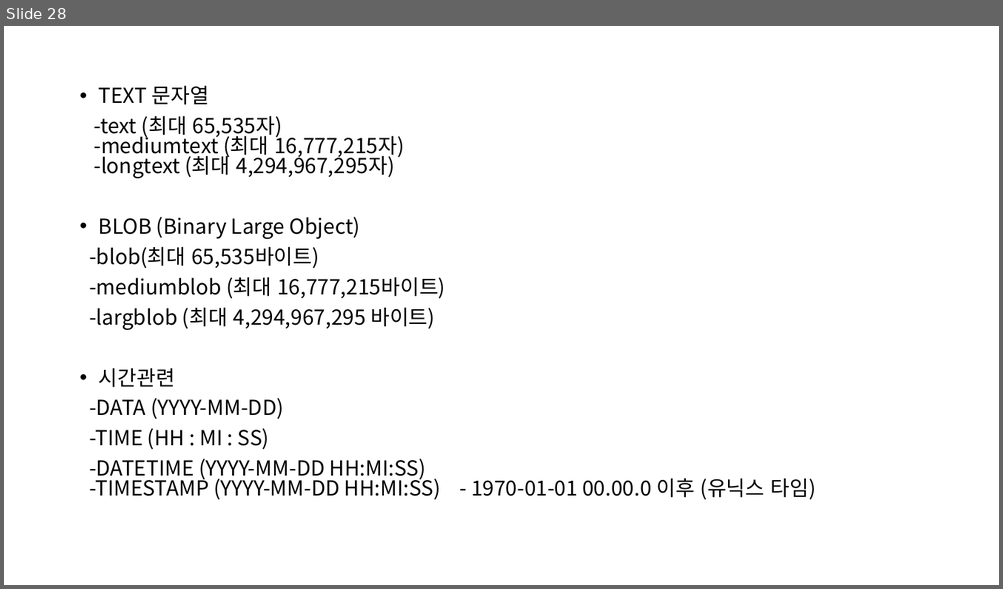
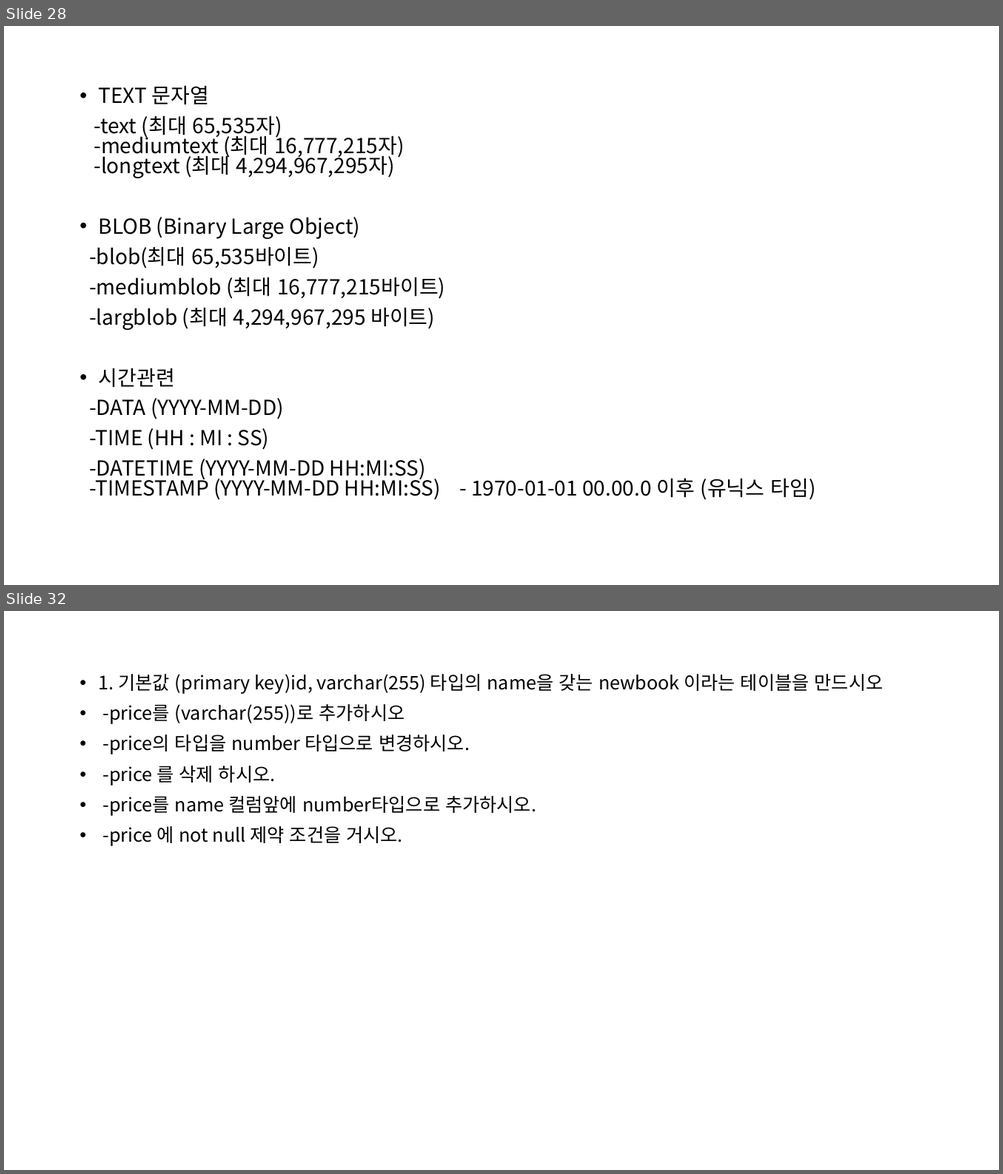
Before and after one commit to ChaeKyungChul/Document.File, a slide deck: 문서/MySQL/2024-02-13 MySQL.pptx. Shown one above the other, each under a label of ours: slide 28 before the commit, slides 28 and 32 after it; the slides between them are not shown. The pictures are 1003x589 and 1003x1174 pixels, drawn with LibreOffice and Linux fonts; fonts in the diff are those of the drawing. Boxes give left, top, right and bottom in pixels: in the first picture for what was removed or moved away, otherwise in the second. Text is boxed around its words. In the diff, an @@ line names an element or a change of style, - is before the commit and + after.

```diff
--- a/문서/MySQL/2024-02-13 MySQL.pptx
+++ b/문서/MySQL/2024-02-13 MySQL.pptx
@@ slide 32 added at (x1=4, y1=611, x2=999, y2=1170), background #FFFFFF @@
@@ text added at (x1=99, y1=674, x2=883, y2=846), 18 pt, text #000000 @@
+• 1. 기본값 (primary key)id, varchar(255) 타입의 name을 갖는 newbook 이라는 테이블을 만드시오
+• -price를 (varchar(255))로 추가하시오
+• -price의 타입을 number 타입으로 변경하시오.
+• -price 를 삭제 하시오.
+• -price를 name 컬럼앞에 number타입으로 추가하시오.
+• -price 에 not null 제약 조건을 거시오.
```
Also in this commit, not shown: 3 other slides added, 1 slide removed, 29 other files.
